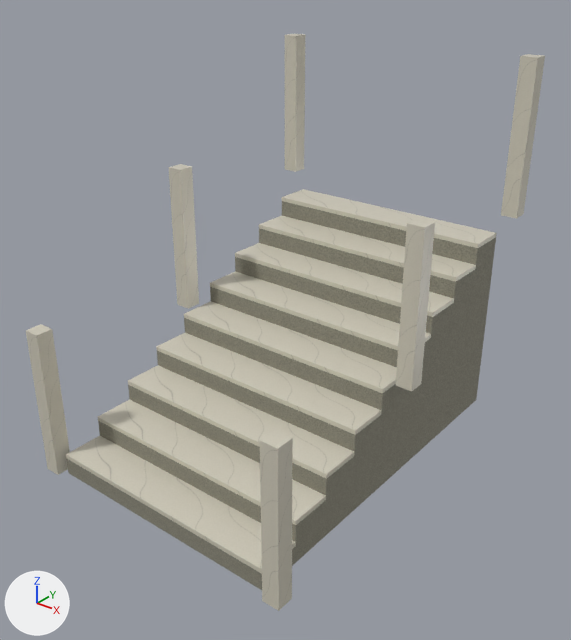
Renders of the glTF model assets/production/oath-09/architecture/modules/stair-flight/lod2.glb from each side of a commit.
One viewpoint serves both versions: a camera (50 mm lens) standing at (4.05, -2.61, 3.41) and looking at (0.99, 1.22, 1.04). Arrows for +X, +Y and +Z are at lower left; the lights stay in place. The picture after the commit comes second.

In view in the first picture: 'Outside-route guard post.003', 'Replaceable marble tread', 'Replaceable marble tread.001', 'Replaceable marble tread.002', 'Replaceable marble tread.003', 'Replaceable marble tread.004', 'Stone stair tread and riser.003', 'Stone stair tread and riser.004', 'Stone stair tread and riser.005', 'Stone stair tread and riser.006', 'Stone stair tread and riser.007', 'Stone stair tread and riser.008' and 12 more.
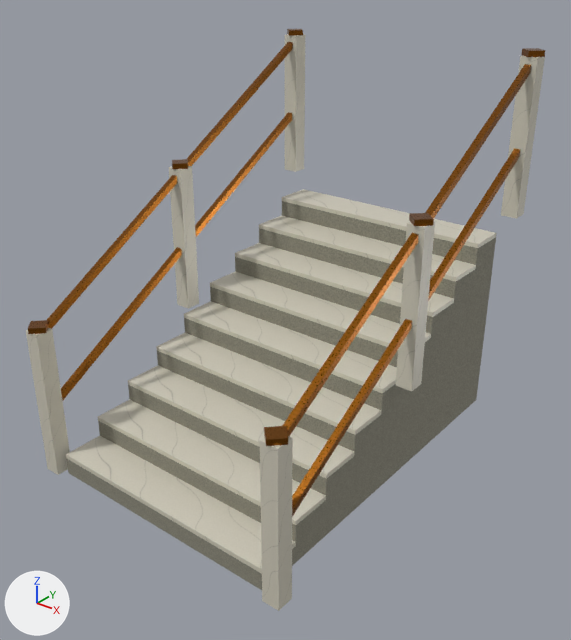
The change in detail:
Picture 'bronze_metallic-bronze_roughness' (img_bronze_metallic_bronze_roughness) is new.
Picture 'bronze_basecolor' (img_bronze_basecolor) is new.
Picture 'bronze_normal' (img_bronze_normal) is new.
Material 'bronze' (mat_bronze) is new.
Uses the picture img_bronze_basecolor.
Uses the picture img_bronze_metallic_bronze_roughness.
Uses the picture img_bronze_normal.
Mesh me_lod2__continuous_bronze_guardrail_003_authored_topology is new.
It has 8 vertices, 12 faces and spans x -0.02..0.02, y -1.36..1.36, z -0.82..0.82.
It uses material mat_bronze.
Mesh me_lod2__continuous_bronze_guardrail_002_authored_topology is new.
It has 8 vertices, 12 faces and spans x -0.02..0.02, y -1.36..1.36, z -0.82..0.82.
It uses material mat_bronze.
Mesh me_lod2__rail_post_bronze_cap_005_authored_topology is new.
It has 8 vertices, 12 faces and spans x -0.08..0.08, y -0.08..0.08, z -0.02..0.02.
It uses material mat_bronze.
Object 'LOD2__Continuous bronze guardrail.003' (ob_lod2__continuous_bronze_guardrail_003) is new; it shows me_lod2__continuous_bronze_guardrail_003_authored_topology.
Its location is (1.9, 1.35, 1.86).
Object 'LOD2__Continuous bronze guardrail.002' (ob_lod2__continuous_bronze_guardrail_002) is new; it shows me_lod2__continuous_bronze_guardrail_002_authored_topology.
Its location is (1.9, 1.35, 1.3).
Object 'LOD2__Rail post bronze cap.005' (ob_lod2__rail_post_bronze_cap_005) is new; it shows me_lod2__rail_post_bronze_cap_005_authored_topology.
Its location is (1.9, 2.7, 2.72).
Object 'LOD2__Rail post bronze cap.004' (ob_lod2__rail_post_bronze_cap_004) is new; it shows a copy of me_lod2__rail_post_bronze_cap_005_authored_topology.
Its location is (1.9, 1.35, 1.92).
Object 'LOD2__Rail post bronze cap.003' (ob_lod2__rail_post_bronze_cap_003) is new; it shows a copy of me_lod2__rail_post_bronze_cap_005_authored_topology.
Its location is (1.9, 0.0, 1.12).
Object 'LOD2__Continuous bronze guardrail.001' (ob_lod2__continuous_bronze_guardrail_001) is new; it shows a copy of me_lod2__continuous_bronze_guardrail_003_authored_topology.
Its location is (-0.1, 1.35, 1.86).
Object 'LOD2__Continuous bronze guardrail' (ob_lod2__continuous_bronze_guardrail) is new; it shows a copy of me_lod2__continuous_bronze_guardrail_002_authored_topology.
Its location is (-0.1, 1.35, 1.3).
Object 'LOD2__Rail post bronze cap.002' (ob_lod2__rail_post_bronze_cap_002) is new; it shows a copy of me_lod2__rail_post_bronze_cap_005_authored_topology.
Its location is (-0.1, 2.7, 2.72).
Object 'LOD2__Rail post bronze cap.001' (ob_lod2__rail_post_bronze_cap_001) is new; it shows a copy of me_lod2__rail_post_bronze_cap_005_authored_topology.
Its location is (-0.1, 1.35, 1.92).
Object 'LOD2__Rail post bronze cap' (ob_lod2__rail_post_bronze_cap) is new; it shows a copy of me_lod2__rail_post_bronze_cap_005_authored_topology.
Its location is (-0.1, 0.0, 1.12).

Boxes [x1, y1, x2, y2] around the edits, measured in the pictures (571 x 640 px):
'LOD2__Continuous bronze guardrail.003', added (mostly hidden)
    after: [282, 64, 531, 436]
'LOD2__Continuous bronze guardrail.002', added (mostly hidden)
    after: [292, 149, 520, 517]
'LOD2__Continuous bronze guardrail.001', added (mostly hidden)
    after: [47, 42, 293, 329]
'LOD2__Continuous bronze guardrail', added (mostly hidden)
    after: [61, 112, 292, 401]
'LOD2__Rail post bronze cap.003', added (brown)
    after: [264, 426, 288, 446]
'LOD2__Rail post bronze cap.004', added
    after: [409, 213, 434, 226]
'LOD2__Rail post bronze cap', added
    after: [28, 320, 48, 334]
'LOD2__Rail post bronze cap.005', added
    after: [521, 48, 545, 57]
'LOD2__Rail post bronze cap.001', added
    after: [172, 159, 188, 169]
'LOD2__Rail post bronze cap.002', added
    after: [287, 29, 303, 36]
